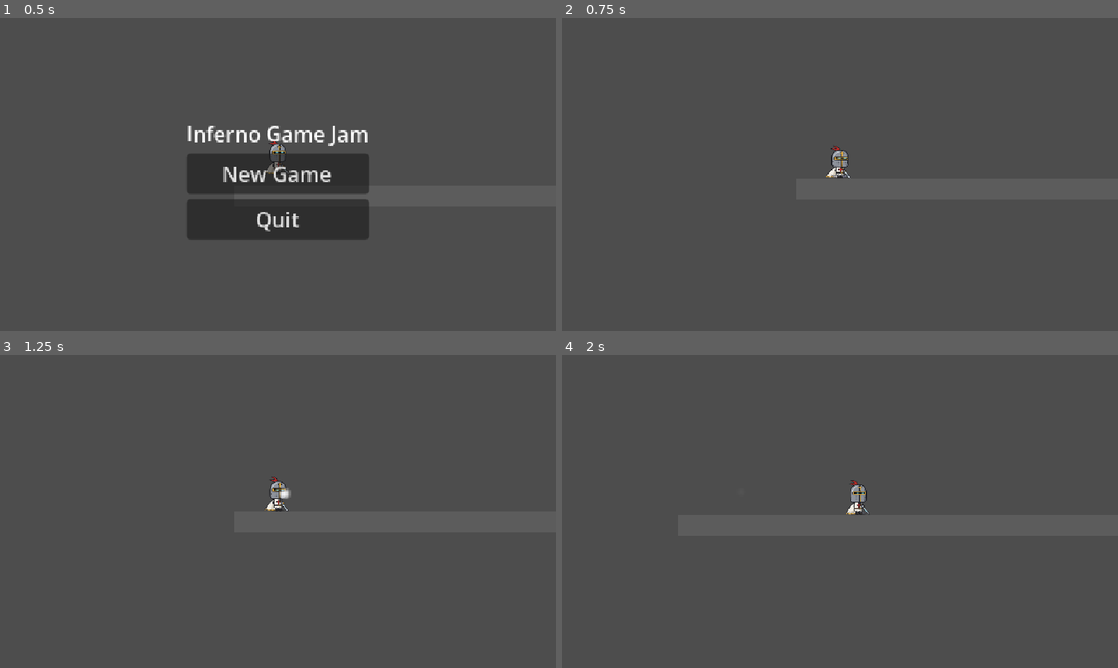
Above: before the commit, frames 1-4 (two rows, left to right).
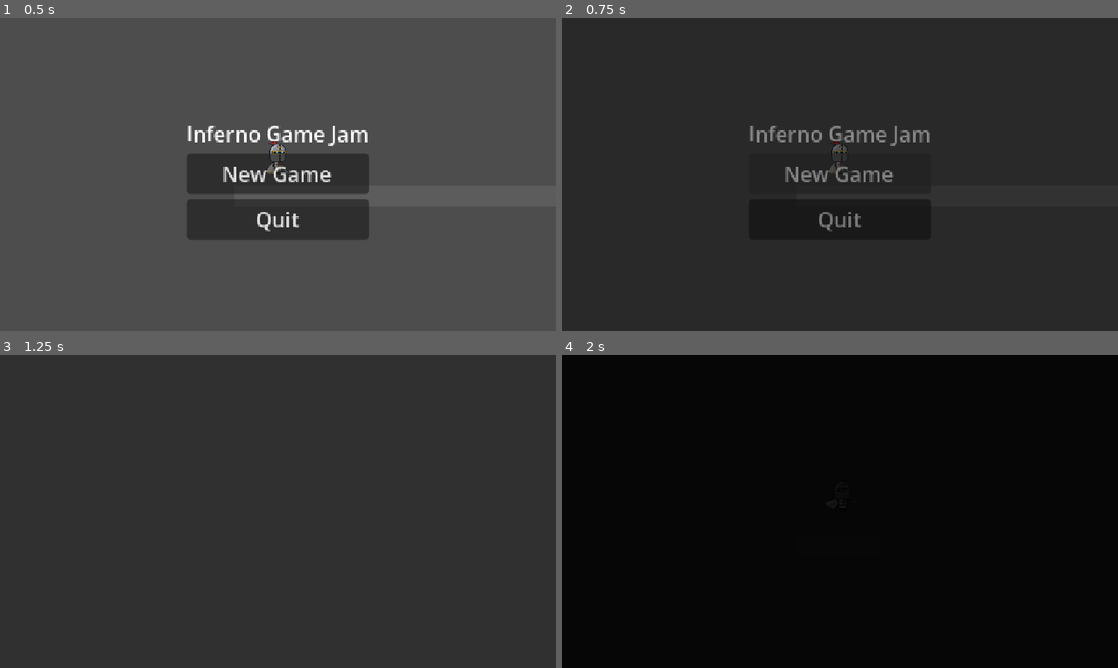
Above: after the commit, the same moments.

Repository: Jadelaawar42027/inferno-game-jam
Game: Godot game, scene res://scenes/ui/mainMenu.tscn
The game is run twice, just before and just after one commit, with the same random seed, the same clock (stepped at 60 frames per second) and the same inputs.
Inputs (mouse positions are in pixels of both pictures, inside the frame that each line leads up to):
- Up to frame 1 (0.5 s): no input
- Up to frame 2 (0.75 s): click "New Game" at 0.5 s
- Up to frame 3 (1.25 s): no input
- Up to frame 4 (2 s): tap Enter (ui_accept) at 1.25 s; move the mouse to (962, 495) at 1.27 s; press the mouse at (962, 495) at 1.28 s; hold D (move_right) from 1.28 s (still down); tap Space (jump) at 1.52 s; tap Shift (dash) at 1.55 s

Frame 1 is identical in both runs. In frame 2, 99% of the frame differs, in the area x 0-100%, y 0-100%; in frame 3, 100%; in frame 4, 100%.

Commit message:
necessary menustuff

Diff:
--- a/assets/sprites/knight/knight_frames_hd.tres
+++ b/assets/sprites/knight/knight_frames_hd.tres
@@ -1,6 +1,54 @@
-[gd_resource type="SpriteFrames" format=3 uid="uid://bjrxl5oe3ln10"]
-
-[ext_resource type="Texture2D" uid="uid://bc327r0p15weg" path="res://assets/sprites/knight/knight_frame252x204_16cols_10rows.png" id="1_knight"]
+[gd_resource type="SpriteFrames" format=3 uid="uid://bl1elduuoxp86"]
+
+[ext_resource type="Texture2D" uid="uid://4xahn2b6fxkf" path="res://assets/sprites/knight/knight_frame252x204_16cols_11rows.png" id="1_knight"]
+
+[sub_resource type="AtlasTexture" id="AtlasTexture_156"]
+atlas = ExtResource("1_knight")
+region = Rect2(3024, 1836, 252, 204)
+
+[sub_resource type="AtlasTexture" id="AtlasTexture_157"]
+atlas = ExtResource("1_knight")
+region = Rect2(3276, 1836, 252, 204)
+
+[sub_resource type="AtlasTexture" id="AtlasTexture_158"]
+atlas = ExtResource("1_knight")
+region = Rect2(3528, 1836, 252, 204)
+
+[sub_resource type="AtlasTexture" id="AtlasTexture_159"]
+atlas = ExtResource("1_knight")
+region = Rect2(3780, 1836, 252, 204)
+
+[sub_resource type="AtlasTexture" id="AtlasTexture_160"]
+atlas = ExtResource("1_knight")
+region = Rect2(0, 2040, 252, 204)
+
+[sub_resource type="AtlasTexture" id="AtlasTexture_161"]
+atlas = ExtResource("1_knight")
+region = Rect2(252, 2040, 252, 204)
+
+[sub_resource type="AtlasTexture" id="AtlasTexture_162"]
+atlas = ExtResource("1_knight")
+region = Rect2(504, 2040, 252, 204)
+
+[sub_resource type="AtlasTexture" id="AtlasTexture_163"]
+atlas = ExtResource("1_knight")
+region = Rect2(756, 2040, 252, 204)
+
+[sub_resource type="AtlasTexture" id="AtlasTexture_164"]
+atlas = ExtResource("1_knight")
+region = Rect2(1008, 2040, 252, 204)
+
+[sub_resource type="AtlasTexture" id="AtlasTexture_165"]
+atlas = ExtResource("1_knight")
+region = Rect2(1260, 2040, 252, 204)
+
+[sub_resource type="AtlasTexture" id="AtlasTexture_166"]
+atlas = ExtResource("1_knight")
+region = Rect2(1512, 2040, 252, 204)
+
+[sub_resource type="AtlasTexture" id="AtlasTexture_167"]
+atlas = ExtResource("1_knight")
+region = Rect2(1764, 2040, 252, 204)
 
 [sub_resource type="AtlasTexture" id="AtlasTexture_109"]
 atlas = ExtResource("1_knight")
@@ -628,6 +676,47 @@
 
 [resource]
 animations = [{
+"frames": [{
+"duration": 1.0,
+"texture": SubResource("AtlasTexture_156")
+}, {
+"duration": 1.0,
+"texture": SubResource("AtlasTexture_157")
+}, {
+"duration": 1.0,
+"texture": SubResource("AtlasTexture_158")
+}, {
+"duration": 1.0,
+"texture": SubResource("AtlasTexture_159")
+}, {
+"duration": 1.0,
+"texture": SubResource("AtlasTexture_160")
+}, {
+"duration": 1.0,
+"texture": SubResource("AtlasTexture_161")
+}, {
+"duration": 1.0,
+"texture": SubResource("AtlasTexture_162")
+}, {
+"duration": 1.0,
+"texture": SubResource("AtlasTexture_163")
+}, {
+"duration": 1.0,
+"texture": SubResource("AtlasTexture_164")
+}, {
+"duration": 1.0,
+"texture": SubResource("AtlasTexture_165")
+}, {
+"duration": 1.0,
+"texture": SubResource("AtlasTexture_166")
+}, {
+"duration": 1.0,
+"texture": SubResource("AtlasTexture_167")
+}],
+"loop": 0,
+"name": &"absorb",
+"speed": 10.0
+}, {
 "frames": [{
 "duration": 1.0,
 "texture": SubResource("AtlasTexture_109")
--- a/resources/abilities/charge_attack.tres
+++ b/resources/abilities/charge_attack.tres
@@ -8,4 +8,6 @@
 id = &"charge_attack"
 display_name = "Charge Attack"
 behavior = ExtResource("1_61jgt")
+action = &"attack"
+description = "Hold ATTACK to charge a heavy blow."
 metadata/_custom_type_script = "uid://bx64sb70mo5f"
--- a/resources/abilities/dash.tres
+++ b/resources/abilities/dash.tres
@@ -8,4 +8,6 @@
 id = &"dash"
 display_name = "Dash"
 behavior = ExtResource("1_4eicd")
+action = &"dash"
+description = "Press SHIFT to dash."
 metadata/_custom_type_script = "uid://bx64sb70mo5f"
--- a/resources/abilities/gold_throw.tres
+++ b/resources/abilities/gold_throw.tres
@@ -8,4 +8,6 @@
 id = &"gold_throw"
 display_name = "Gold Throw"
 behavior = ExtResource("1_wyhvj")
+action = &"throw"
+description = "Press K to throw a gold coin."
 metadata/_custom_type_script = "uid://bx64sb70mo5f"
--- a/resources/abilities/invisibility.tres
+++ b/resources/abilities/invisibility.tres
@@ -8,4 +8,6 @@
 id = &"invisibility"
 display_name = "Invisibility"
 behavior = ExtResource("1_33sjm")
+action = &"invisbility"
+description = "Press Q to go invisible for 3 seconds."
 metadata/_custom_type_script = "uid://bx64sb70mo5f"
--- /dev/null
+++ b/scenes/cutscenes/ending.gd
@@ -0,0 +1,5 @@
+extends Node2D
+
+
+func _unhandled_input(event: InputEvent) -> void:
+	if event.is_action_pressed("ui_accept"): GameState.quit_to_menu()
--- /dev/null
+++ b/scenes/cutscenes/ending.tscn
@@ -0,0 +1,19 @@
+[gd_scene format=3 uid="uid://cjx7q7y7f7yb4"]
+
+[ext_resource type="Script" uid="uid://4x3hrtuau33" path="res://scenes/cutscenes/ending.gd" id="1_behwe"]
+
+[node name="Ending" type="Node2D" unique_id=1962749658]
+script = ExtResource("1_behwe")
+
+[node name="CanvasLayer" type="CanvasLayer" parent="." unique_id=1236754971]
+
+[node name="CenterContainer" type="CenterContainer" parent="CanvasLayer" unique_id=143181280]
+anchors_preset = 15
+anchor_right = 1.0
+anchor_bottom = 1.0
+grow_horizontal = 2
+grow_vertical = 2
+
+[node name="Label" type="Label" parent="CanvasLayer/CenterContainer" unique_id=2123813577]
+layout_mode = 2
+text = "To be Continued..."
--- /dev/null
+++ b/scenes/cutscenes/intro.gd
@@ -0,0 +1,4 @@
+extends Node2D
+
+func _unhandled_input(event: InputEvent) -> void:
+	if event.is_action_pressed("ui_accept"): GameState.start_floor(1)
--- /dev/null
+++ b/scenes/cutscenes/intro.tscn
@@ -0,0 +1,6 @@
+[gd_scene format=3 uid="uid://d3o21tljrvg0a"]
+
+[ext_resource type="Script" uid="uid://ca6itcy8yp5nr" path="res://scenes/cutscenes/intro.gd" id="1_imtbi"]
+
+[node name="Intro" type="Node2D" unique_id=1230906501]
+script = ExtResource("1_imtbi")
--- /dev/null
+++ b/scenes/levels/floor_1.tscn
@@ -0,0 +1,12 @@
+[gd_scene format=3 uid="uid://c5117oxf3ouv8"]
+
+[ext_resource type="PackedScene" uid="uid://cmxd0mu2gy1gr" path="res://scenes/levels/platform.tscn" id="1_7l7rr"]
+[ext_resource type="PackedScene" uid="uid://deejvq1mv7666" path="res://scenes/player/player.tscn" id="2_jogw8"]
+
+[node name="Floor1" type="Node2D" unique_id=1579526853]
+
+[node name="Platform" parent="." unique_id=512230578 instance=ExtResource("1_7l7rr")]
+position = Vector2(8, -4)
+
+[node name="Player" parent="." unique_id=1407468611 instance=ExtResource("2_jogw8")]
+position = Vector2(9, -31)
--- /dev/null
+++ b/scenes/levels/floor_2.tscn
@@ -0,0 +1,12 @@
+[gd_scene format=3 uid="uid://j7lx1raya2qw"]
+
+[ext_resource type="PackedScene" uid="uid://deejvq1mv7666" path="res://scenes/player/player.tscn" id="1_a8ysd"]
+[ext_resource type="PackedScene" uid="uid://cmxd0mu2gy1gr" path="res://scenes/levels/platform.tscn" id="2_r7v55"]
+
+[node name="Floor2" type="Node2D" unique_id=1813182821]
+
+[node name="Player" parent="." unique_id=1407468611 instance=ExtResource("1_a8ysd")]
+position = Vector2(1711, 1016)
+
+[node name="Platform" parent="." unique_id=512230578 instance=ExtResource("2_r7v55")]
+position = Vector2(1712, 1041)
--- /dev/null
+++ b/scenes/levels/floor_3.tscn
@@ -0,0 +1,12 @@
+[gd_scene format=3 uid="uid://bueq72bgqgjpr"]
+
+[ext_resource type="PackedScene" uid="uid://cmxd0mu2gy1gr" path="res://scenes/levels/platform.tscn" id="1_nirxf"]
+[ext_resource type="PackedScene" uid="uid://deejvq1mv7666" path="res://scenes/player/player.tscn" id="2_w2jpj"]
+
+[node name="Floor3" type="Node2D" unique_id=689594049]
+
+[node name="Platform" parent="." unique_id=512230578 instance=ExtResource("1_nirxf")]
+position = Vector2(-1, 8)
+
+[node name="Player" parent="." unique_id=1407468611 instance=ExtResource("2_w2jpj")]
+position = Vector2(-3, -21)
--- /dev/null
+++ b/scenes/levels/floor_4.tscn
@@ -0,0 +1,12 @@
+[gd_scene format=3 uid="uid://btky2hgm1aq6m"]
+
+[ext_resource type="PackedScene" uid="uid://deejvq1mv7666" path="res://scenes/player/player.tscn" id="1_nfgac"]
+[ext_resource type="PackedScene" uid="uid://cmxd0mu2gy1gr" path="res://scenes/levels/platform.tscn" id="2_kexwx"]
+
+[node name="Floor4" type="Node2D" unique_id=1956771953]
+
+[node name="Player" parent="." unique_id=1407468611 instance=ExtResource("1_nfgac")]
+position = Vector2(-2, -36)
+
+[node name="Platform" parent="." unique_id=512230578 instance=ExtResource("2_kexwx")]
+position = Vector2(-5, -2)
--- /dev/null
+++ b/scenes/levels/floor_5.tscn
@@ -0,0 +1,12 @@
+[gd_scene format=3 uid="uid://dyfmbhgrqxig8"]
+
+[ext_resource type="PackedScene" uid="uid://cmxd0mu2gy1gr" path="res://scenes/levels/platform.tscn" id="1_4pmdv"]
+[ext_resource type="PackedScene" uid="uid://deejvq1mv7666" path="res://scenes/player/player.tscn" id="2_ywnlj"]
+
+[node name="Floor5" type="Node2D" unique_id=1663339821]
+
+[node name="Platform" parent="." unique_id=512230578 instance=ExtResource("1_4pmdv")]
+position = Vector2(-2, 9)
+
+[node name="Player" parent="." unique_id=1407468611 instance=ExtResource("2_ywnlj")]
+position = Vector2(-2, -18)
--- /dev/null
+++ b/scenes/levels/floor_exit.gd
@@ -0,0 +1,25 @@
+extends Area2D
+
+@export var boss: Boss
+@onready var barrier_shape: CollisionShape2D = $Barrier/CollisionShape2D
+@onready var seal: CanvasItem = $Seal
+
+var open := false
+
+func _ready() -> void:
+	body_entered.connect(_on_body_entered)
+	if boss == null or (boss.reward and GameState.has_ability(boss.reward.id)):
+		set_open(true, true)
+	else:
+		boss.boss_defeated.connect(func(): set_open(true, false))
+
+func set_open(value: bool, instant: bool) -> void:
+	open = value
+	barrier_shape.set_deferred("disabled", value)
+	if instant: seal.modulate.a = 0.0 if value else 1.0
+	else: create_tween().tween_property(seal, "modulate:a", 0.0 if value else 1.0, 0.8)
+
+func _on_body_entered(body: Node2D) -> void:
+	if not open or not body is Player: return
+	set_deferred("monitoring", false)
+	GameState.go_to_next_floor()
--- /dev/null
+++ b/scenes/levels/floor_exit.tscn
@@ -0,0 +1,32 @@
+[gd_scene format=3 uid="uid://1cqsut32py03"]
+
+[ext_resource type="Script" uid="uid://dy7vicvar5878" path="res://scenes/levels/floor_exit.gd" id="1_1tk1b"]
+
+[sub_resource type="RectangleShape2D" id="RectangleShape2D_80f48"]
+size = Vector2(24, 48)
+
+[sub_resource type="RectangleShape2D" id="RectangleShape2D_docu8"]
+size = Vector2(16, 64)
+
+[node name="FloorExit" type="Area2D" unique_id=2127284810]
+collision_layer = 512
+collision_mask = 2
+script = ExtResource("1_1tk1b")
+
+[node name="CollisionShape2D" type="CollisionShape2D" parent="." unique_id=2069251970]
+position = Vector2(0, -24)
+shape = SubResource("RectangleShape2D_80f48")
+
+[node name="Barrier" type="StaticBody2D" parent="." unique_id=1280233388]
+position = Vector2(-20, 0)
+collision_mask = 0
+
+[node name="CollisionShape2D" type="CollisionShape2D" parent="Barrier" unique_id=509535254]
+position = Vector2(0, -32)
+shape = SubResource("RectangleShape2D_docu8")
+
+[node name="Seal" type="ColorRect" parent="." unique_id=2069174305]
+offset_left = -28.0
+offset_top = -64.0
+offset_right = -12.0
+color = Color(0.16470589, 0.0627451, 0.09411765, 1)
--- /dev/null
+++ b/scenes/levels/wall_text.gd
@@ -0,0 +1,29 @@
+extends Node2D
+
+@export var ability: Ability
+@onready var title: Label = $Title
+@onready var hint: Label = $Hint
+
+func _ready() -> void:
+	modulate.a = 0.0
+	if ability == null: return
+	title.text = ability.display_name.to_upper()
+	hint.text = ability.description.replace("{key}", key_name(ability.action))
+	if GameState.has_ability(ability.id):
+		modulate.a = 1.0
+		return
+	await get_tree().process_frame
+	var p := get_tree().get_first_node_in_group("player") as Player
+	if p: p.absorb_finished.connect(_on_absorb_finished)
+
+func _on_absorb_finished(a: Ability) -> void:
+	if a.id != ability.id: return
+	var t := create_tween()
+	t.tween_property(self, "modulate:a", 1.0, 1.2)
+
+func key_name(action: StringName) -> String:
+	for e in InputMap.action_get_events(action):
+		if e is InputEventKey:
+			var code: Key = e.physical_keycode if e.physical_keycode != 0 else e.keycode
+			return OS.get_keycode_string(code)
+	return String(action).to_upper()
--- /dev/null
+++ b/scenes/levels/wall_text.tscn
@@ -0,0 +1,20 @@
+[gd_scene format=3 uid="uid://bhwatpo0qwwtx"]
+
+[ext_resource type="Script" uid="uid://bgx1qjsduhtk7" path="res://scenes/levels/wall_text.gd" id="1_f815h"]
+
+[node name="WallText" type="Node2D" unique_id=529411422]
+script = ExtResource("1_f815h")
+
+[node name="Title" type="Label" parent="." unique_id=1351227292]
+offset_left = -80.0
+offset_top = -20.0
+offset_right = 80.0
+offset_bottom = 3.0
+horizontal_alignment = 1
+
+[node name="Hint" type="Label" parent="." unique_id=81180933]
+offset_left = -80.0
+offset_right = 80.0
+offset_bottom = 30.0
+horizontal_alignment = 1
+autowrap_mode = 2
--- a/scenes/player/ability_manager.gd
+++ b/scenes/player/ability_manager.gd
@@ -13,7 +13,7 @@
 
 func _on_sin_absorbed(ability: Ability)->void:
 	_add_behavior(ability)
-	player.play_absorb_animation()
+	player.play_absorb_animation(ability)
 
 func _add_behavior(ability: Ability)->void:
 	if ability.behavior == null or active.has(ability.id): return
--- a/scenes/player/player.tscn
+++ b/scenes/player/player.tscn
@@ -103,9 +103,8 @@
 position = Vector2(0, -8)
 scale = Vector2(0.2, 0.2)
 sprite_frames = ExtResource("5_p47bc")
-animation = &"heavy_charge"
-frame = 1
-frame_progress = 0.11405343
+animation = &"idle"
+frame_progress = 0.43328258
 offset = Vector2(0, -18)
 
 [node name="BreathPuff" type="CPUParticles2D" parent="Visual" unique_id=483567130]
--- /dev/null
+++ b/scenes/ui/ending.tscn
@@ -0,0 +1,13 @@
+[gd_scene format=3 uid="uid://c7eqjlee5p5km"]
+
+[node name="Ending" type="Control" unique_id=1579220774]
+layout_mode = 3
+anchors_preset = 0
+offset_right = 40.0
+offset_bottom = 40.0
+
+[node name="Label" type="Label" parent="." unique_id=21546519]
+layout_mode = 0
+offset_right = 40.0
+offset_bottom = 23.0
+text = "To be continued..."
--- a/scripts/GameState/game_state.gd
+++ b/scripts/GameState/game_state.gd
@@ -4,12 +4,31 @@
 signal floor_changed(new_floor: int)
 
 const TOTAL_SINS := 4
+const INTRO_SCENE := "res://scenes/cutscenes/intro.tscn"
+const FLOORS := ["res://scenes/levels/floor_1.tscn", "res://scenes/levels/floor_2.tscn", "res://scenes/levels/floor_3.tscn", "res://scenes/levels/floor_4.tscn", "res://scenes/levels/floor_5.tscn"]
+const ENDING_SCENE := "res://scenes/cutscenes/ending.tscn"
+const MENU_SCENE := "res://scenes/ui/mainMenu.tscn"
 
+var fade_rect: ColorRect
+var transitioning := false
+var checkpoint := Vector2.INF
 var current_floor := 1
 var abilities: Array[Ability] = []
 var sins_absorbed: int:
 	get: return abilities.size()
 
+
+func _ready() -> void:
+	process_mode = Node.PROCESS_MODE_ALWAYS
+	var layer := CanvasLayer.new()
+	layer.layer = 100
+	add_child(layer)
+	fade_rect = ColorRect.new()
+	fade_rect.color = Color.BLACK
+	fade_rect.set_anchors_preset(Control.PRESET_FULL_RECT)
+	fade_rect.mouse_filter = Control.MOUSE_FILTER_IGNORE
+	fade_rect.modulate.a = 0.0
+	layer.add_child(fade_rect)
 
 func absorb(ability: Ability) -> void:
 	if ability == null:
@@ -25,10 +44,50 @@
 func corruption() -> float:
 	return float(sins_absorbed) / TOTAL_SINS
 
-func advance_floor() -> void:
-	current_floor += 1
+func fade(to: float, time := 0.4) -> void:
+	var t := create_tween()
+	t.tween_property(fade_rect, "modulate:a", to, time)
+	await t.finished
+
+func change_to(path: String) -> void:
+	if transitioning: return
+	transitioning = true
+	get_tree().paused = true
+	await fade(1.0)
+	if path == "": get_tree().reload_current_scene()
+	else: get_tree().change_scene_to_file(path)
+	await get_tree().process_frame
+	await get_tree().process_frame
+	get_tree().paused = false
+	await fade(0.0)
+	transitioning = false
+
+func reload_floor() -> void:
+	await change_to("")
+
+func start_new_game() -> void:
+	reset()
+	await change_to(INTRO_SCENE)
+
+func quit_to_menu() -> void:
+	reset()
+	await change_to(MENU_SCENE)
+
+func start_floor(n: int) -> void:
+	if transitioning: return
+	current_floor = n
+	checkpoint = Vector2.INF
 	floor_changed.emit(current_floor)
+	await change_to(FLOORS[n - 1])
+
+func go_to_next_floor() -> void:
+	if transitioning: return
+	if current_floor >= FLOORS.size():
+		await change_to(ENDING_SCENE)
+		return
+	await start_floor(current_floor + 1)
 
 func reset() -> void:
 	abilities.clear()
-	current_floor = 1
+	current_floor = 0
+	checkpoint = Vector2.INF
--- a/scripts/abilities/ability.gd
+++ b/scripts/abilities/ability.gd
@@ -6,3 +6,5 @@
 @export var display_name := ""
 @export var icon: Texture2D
 @export var behavior: PackedScene
+@export var action: StringName
+@export_multiline var description := ""
--- a/scripts/bosses/boss.gd
+++ b/scripts/bosses/boss.gd
@@ -24,6 +24,9 @@
 var last_attack := ""
 
 func _ready() -> void:
+	if reward and GameState.has_ability(reward.id):
+		queue_free()
+		return
 	super()
 	health.health_changed.connect(_on_health_changed)
 	if auto_start:
--- a/scripts/player/player.gd
+++ b/scripts/player/player.gd
@@ -1,6 +1,8 @@
 extends CharacterBody2D
 
 class_name Player
+
+signal absorb_finished(ability: Ability)
 
 @onready var visual: Node2D = $Visual
 
@@ -41,6 +43,7 @@
 var coyote_timer := 0.0
 var jump_buffer_timer := 0.0
 var facing := 1
+var absorbing := false
 
 var attack_cooldown_timer := 0.0
 var attack_active_timer := 0.0
@@ -91,6 +94,12 @@
 	recoil_timer -= delta
 	hurt_lock_timer -= delta
 	invincibility_timer -= delta
+
+	if absorbing or is_dead:
+		velocity.x = 0
+		velocity.y = minf(velocity.y + fall_gravity * delta, max_fall_speed)
+		move_and_slide()
+		return
 
 	if is_on_floor():
 		coyote_timer = coyote_time
@@ -171,11 +180,13 @@
 	shake(5.0)
 
 func _on_died() ->void:
-	print("Dead")
+	if is_dead: return
+	is_dead = true
 	Engine.time_scale = 1.0
-	get_tree().reload_current_scene.call_deferred()
-	is_dead = true
-	anim.play("death")
+	end_attack()
+	play_action("death")
+	await get_tree().create_timer(0.8).timeout
+	GameState.reload_floor()
 
 func hit_stop(duration: float) ->void:
 	Engine.time_scale = 0.05
@@ -203,6 +214,7 @@
 	anim.frame_changed.connect(_on_frame_changed)
 	anim.play("idle")
 	add_to_group("player")
+	if GameState.checkpoint != Vector2.INF: global_position = GameState.checkpoint
 
 func _on_anim_finished()->void:
 	if anim.animation == "run_start": anim.play("run"); return
@@ -250,5 +262,17 @@
 	if left: return -1.0
 	return 0.0
 
-func play_absorb_animation() -> void:
-	pass
+func play_absorb_animation(ability: Ability) -> void:
+	absorbing = true
+	end_attack()
+	hurtbox.invulnerable = true
+	var cam_tween := create_tween()
+	cam_tween.tween_property(camera, "zoom", camera.zoom * 1.3, 0.4)
+	play_action("absorb")
+	await anim.animation_finished
+	shake(4.0)
+	var back := create_tween()
+	back.tween_property(camera, "zoom", camera.zoom / 1.3, 0.5)
+	hurtbox.invulnerable = false
+	absorbing = false
+	absorb_finished.emit(ability)
--- a/scripts/ui/mainMenu.gd
+++ b/scripts/ui/mainMenu.gd
@@ -2,8 +2,7 @@
 
 
 func _on_play_button_pressed() -> void:
-	GameState.reset()
-	get_tree().change_scene_to_file("res://scenes/levels/scene_1.tscn")
+	GameState.start_new_game()
 
 
 func _on_quit_pressed() -> void:
--- a/scripts/ui/pauseMenu.gd
+++ b/scripts/ui/pauseMenu.gd
@@ -2,6 +2,7 @@
 
 
 func _unhandled_input(event):
+	if GameState.transitioning: return
 	if event.is_action_pressed("pause"):
 		get_tree().paused = not get_tree().paused
 		visible = get_tree().paused
@@ -11,11 +12,9 @@
 	get_tree().paused = false
 	visible = false
 
-
 func _on_quit_pressed() -> void:
 	$QuitConfirm.popup_centered()
 
 func _on_quit_confirm_confirmed() -> void:
-	get_tree().paused = false
-	GameState.reset()
-	get_tree().change_scene_to_file("res://scenes/ui/mainMenu.tscn")
+	visible = false
+	GameState.quit_to_menu()
Binary file removed: assets/sprites/knight/knight_frame252x204_16cols_10rows.png
Binary file added: assets/sprites/knight/knight_frame252x204_16cols_11rows.png
Not shown, added: assets/sprites/knight/knight_frame252x204_16cols_11rows.png.import
Not shown, added: scenes/cutscenes/ending.gd.uid
Not shown, added: scenes/cutscenes/intro.gd.uid
Not shown, added: scenes/levels/floor_exit.gd.uid
Not shown, added: scenes/levels/wall_text.gd.uid
Not shown: 1 places in scenes/player/player.tscn that only renumber resources
